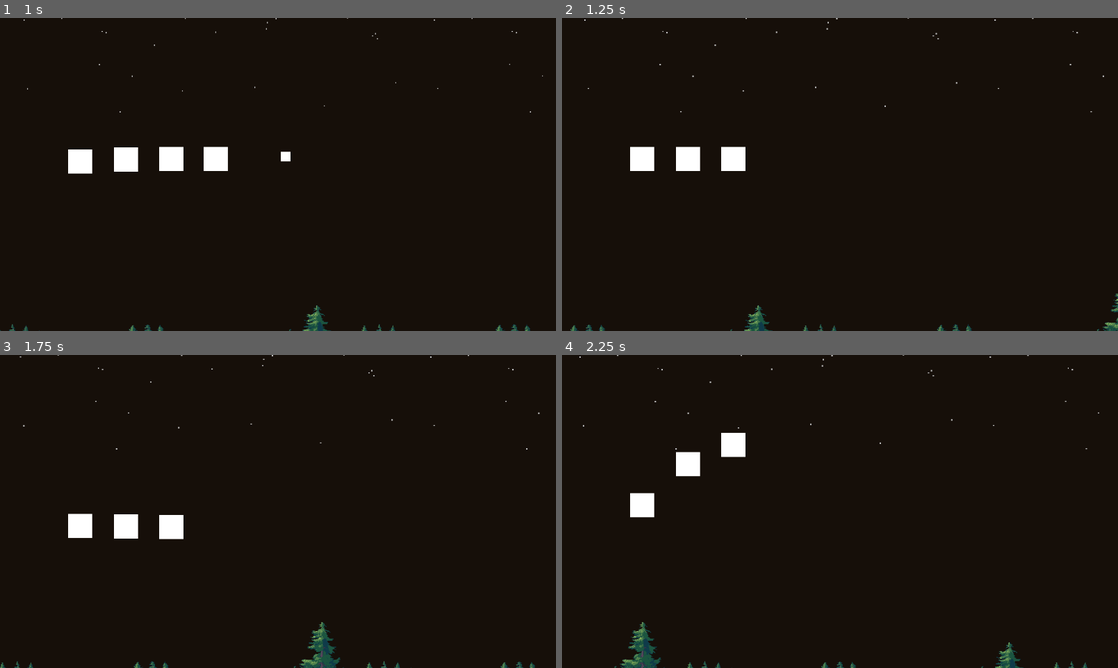
Above: before the commit, frames 1-4 (two rows, left to right).
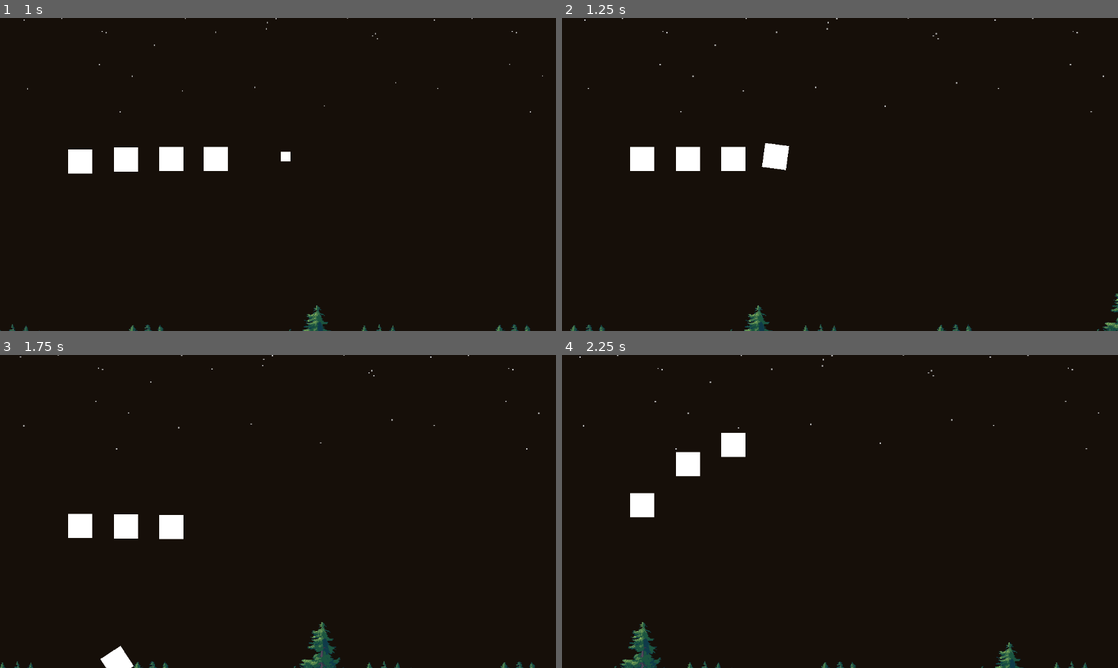
Above: after the commit, the same moments.

Repository: lohchness/santa-claus
Game: Godot game, scene res://level/level.tscn
Same seed, same stepped clock (60 frames per second), same inputs: the game is played once before the commit and once after it.
Inputs (mouse positions are in pixels of both pictures, inside the frame that each line leads up to):
- Up to frame 1 (1 s): move the mouse to (400, 158) at 0.52 s
- Up to frame 2 (1.25 s): no input
- Up to frame 3 (1.75 s): move the mouse to (166, 527) at 1.27 s
- Up to frame 4 (2.25 s): move the mouse to (895, 442) at 2.02 s

Frame 1 is identical in both runs. In frame 2, 0.3% of the frame differs, in the area x 35-41%, y 40-49%; in frame 3, 0.3%; in frame 4, nothing differs.

Commit message:
feat: spawn dead reindeer on hit

Diff:
--- a/characters/santa.gd
+++ b/characters/santa.gd
@@ -1,6 +1,7 @@
 extends CharacterBody2D
 
 @export var reindeer_array: Array[CollisionShape2D] = []
+@onready var dead_reindeer: PackedScene = preload("res://characters/dead_reindeer.tscn")
 
 # VERY BAD IDEA!
 var mouse_points: Array[float] = []
@@ -36,4 +37,11 @@
 	return mouse_points.pop_front()
 
 func receive_damage():
-	reindeer_array.pop_front().queue_free()
+	var r = reindeer_array.pop_front()
+
+	var d = dead_reindeer.instantiate()
+	d.scale = Vector2(.5, .5)
+	get_tree().root.add_child(d)
+	d.global_position = r.global_position
+
+	r.queue_free()
